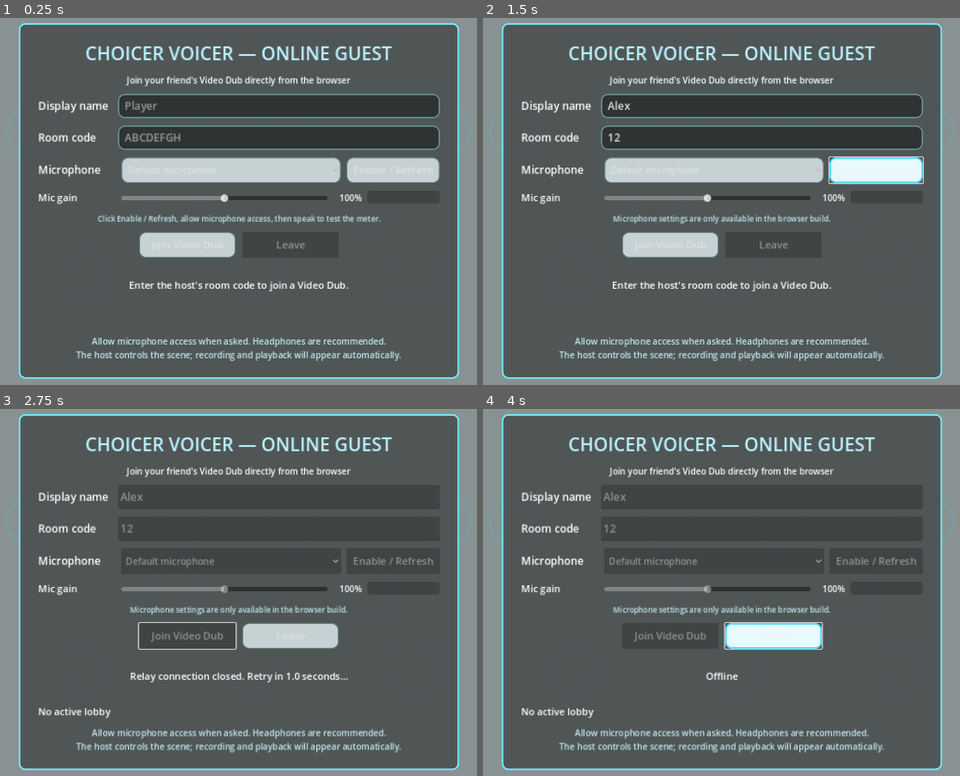
Above: before the commit, frames 1-4 (two rows, left to right).
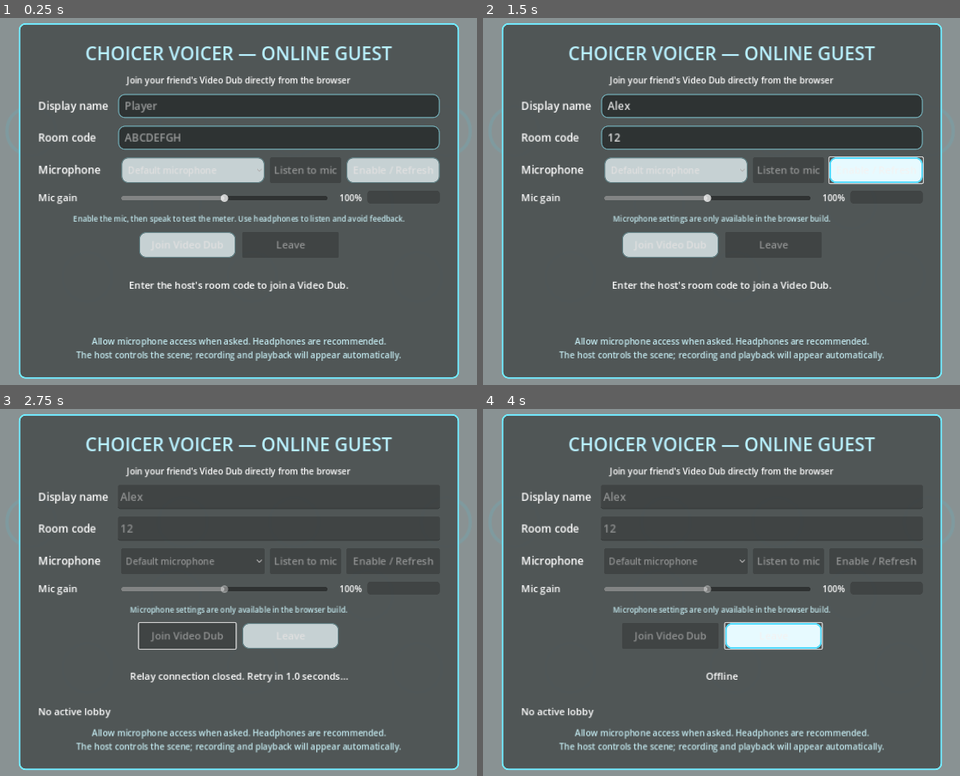
Above: after the commit, the same moments.

Repository: Jollymarcman/choicer-voicer-relay
Game: Godot game, scene res://main.tscn
Two runs of this game, one before a commit and one after it. Both use one fixed random seed, a clock stepped at 60 frames per second and the inputs below. Sound files missing from this copy of the repository are replaced by a short silence.
Inputs (mouse positions are in pixels of both pictures, inside the frame that each line leads up to):
- Up to frame 1 (0.25 s): no input
- Up to frame 2 (1.5 s): click (759, 106) at 0.52 s; type "Alex" at 0.6 s; click (759, 139) at 0.75 s; type "12" at 0.83 s; click "Enable / Refresh" at 1.25 s
- Up to frame 3 (2.75 s): click "Join Video Dub" at 2 s
- Up to frame 4 (4 s): click "Leave" at 2.75 s; click "Leave" at 3.5 s

The runs differ from the first frame. In frame 1, 1.9% of the frame differs, in the area x 15-85%, y 37-56%; in frame 2, 1.1%; in frame 3, 0.1%; in frame 4, 0.1%.
Error in both runs: Invalid assignment of property or key 'heartbeat_interval' with value of type 'float' on a base object of type 'WebSocketPeer'. (res://relay_client.gd:114)

Commit message:
Add microphone monitoring for browser tests

Diff:
--- a/web-client-source/browser_audio.gd
+++ b/web-client-source/browser_audio.gd
@@ -9,7 +9,8 @@
   if (window.CVAudioBridge) return;
   const bridge = {
     state: 'idle', error: '', context: null, stream: null, source: null,
-    processor: null, gainNode: null, selectedDeviceId: '', inputGain: 1,
+    processor: null, gainNode: null, monitorGain: null,
+    selectedDeviceId: '', inputGain: 1, monitorEnabled: false,
     inputDevicesJson: '[]',
     inputLevel: 0,
     chunks: [], capturing: false, wavBase64: '', waveformJson: '', generation: 0,
@@ -32,12 +33,16 @@
         if (this.source) this.source.disconnect();
         if (this.processor) this.processor.disconnect();
         if (this.gainNode) this.gainNode.disconnect();
+        if (this.monitorGain) this.monitorGain.disconnect();
         if (this.stream) this.stream.getTracks().forEach(track => track.stop());
+        this.monitorEnabled = false;
         const audio = deviceId ? {deviceId: {exact: deviceId}} : true;
         this.stream = await navigator.mediaDevices.getUserMedia({audio});
         this.source = this.context.createMediaStreamSource(this.stream);
         this.gainNode = this.context.createGain();
         this.gainNode.gain.value = this.inputGain;
+        this.monitorGain = this.context.createGain();
+        this.monitorGain.gain.value = 0;
         this.processor = this.context.createScriptProcessor(4096, 1, 1);
         const silent = this.context.createGain();
         silent.gain.value = 0;
@@ -50,6 +55,8 @@
         };
         this.source.connect(this.gainNode);
         this.gainNode.connect(this.processor);
+        this.gainNode.connect(this.monitorGain);
+        this.monitorGain.connect(this.context.destination);
         this.processor.connect(silent);
         silent.connect(this.context.destination);
         await this.refreshDeviceList();
@@ -75,6 +82,12 @@
     setInputGain(value) {
       this.inputGain = Math.max(0, Math.min(2, Number(value) || 0));
       if (this.gainNode) this.gainNode.gain.setTargetAtTime(this.inputGain, this.context.currentTime, 0.02);
+    },
+    setMonitorEnabled(enabled) {
+      this.monitorEnabled = !!enabled;
+      if (this.monitorGain && this.context) {
+        this.monitorGain.gain.setTargetAtTime(this.monitorEnabled ? 0.5 : 0, this.context.currentTime, 0.02);
+      }
     },
     getInputLevel() { return this.inputLevel; },
     getState() { return this.state; },
@@ -168,7 +181,8 @@
       if (this.stream) this.stream.getTracks().forEach(track => track.stop());
       if (this.context) this.context.close();
       this.stream = null; this.context = null; this.source = null;
-      this.processor = null; this.gainNode = null; this.inputLevel = 0;
+      this.processor = null; this.gainNode = null; this.monitorGain = null; this.inputLevel = 0;
+      this.monitorEnabled = false;
       this.state = 'idle';
     }
   };
--- a/web-client-source/main.gd
+++ b/web-client-source/main.gd
@@ -23,11 +23,13 @@
 var lobby_panel: PanelContainer
 var mic_device_option: OptionButton
 var mic_setup_button: Button
+var mic_monitor_button: Button
 var mic_gain_slider: HSlider
 var mic_gain_value_label: Label
 var mic_level_bar: ProgressBar
 var mic_status_label: Label
 var _mic_meter_elapsed := 0.0
+var _mic_monitor_enabled := false
 
 var record_overlay: ColorRect
 var record_preview: TextureRect
@@ -183,6 +185,11 @@
 	mic_device_option.set_item_metadata(0, "")
 	mic_device_option.item_selected.connect(_on_mic_device_selected)
 	device_row.add_child(mic_device_option)
+	mic_monitor_button = _make_button("Listen to mic")
+	mic_monitor_button.custom_minimum_size.x = 132
+	mic_monitor_button.disabled = true
+	mic_monitor_button.pressed.connect(_on_mic_monitor_pressed)
+	device_row.add_child(mic_monitor_button)
 	mic_setup_button = _make_button("Enable / Refresh")
 	mic_setup_button.custom_minimum_size.x = 158
 	mic_setup_button.pressed.connect(_request_microphone_settings)
@@ -217,7 +224,7 @@
 	mic_level_bar.show_percentage = false
 	gain_row.add_child(mic_level_bar)
 	mic_status_label = Label.new()
-	mic_status_label.text = "Click Enable / Refresh, allow microphone access, then speak to test the meter."
+	mic_status_label.text = "Enable the mic, then speak to test the meter. Use headphones to listen and avoid feedback."
 	mic_status_label.horizontal_alignment = HORIZONTAL_ALIGNMENT_CENTER
 	mic_status_label.add_theme_font_size_override("font_size", 14)
 	mic_status_label.add_theme_color_override("font_color", Color("c2e9ef"))
@@ -244,8 +251,10 @@
 	mic_setup_button.disabled = false
 	join_button.disabled = not RelayClient.room_code.is_empty()
 	if str(bridge.getState()) != "ready":
+		mic_monitor_button.disabled = true
 		mic_status_label.text = "Microphone unavailable: %s" % str(bridge.getError())
 		return
+	mic_monitor_button.disabled = false
 	var devices = JSON.parse_string(str(bridge.listInputDevicesJson()))
 	if not devices is Array or devices.is_empty():
 		mic_status_label.text = "No microphone devices were found. Check browser and Windows permissions."
@@ -263,7 +272,7 @@
 	if selected_id.is_empty():
 		mic_device_option.select(0)
 		bridge.configureDevice(str(mic_device_option.get_item_metadata(0)))
-	mic_status_label.text = "Speak to test the meter. The input level control changes recording volume."
+	mic_status_label.text = "Speak to test the meter. Use headphones when listening to your mic."
 
 
 func _on_mic_device_selected(index: int) -> void:
@@ -274,6 +283,10 @@
 	if device_id == str(bridge.getSelectedDeviceId()) and str(bridge.getState()) == "ready":
 		return
 	mic_device_option.disabled = true
+	mic_monitor_button.disabled = true
+	_mic_monitor_enabled = false
+	mic_monitor_button.text = "Listen to mic"
+	bridge.setMonitorEnabled(false)
 	join_button.disabled = true
 	mic_status_label.text = "Switching microphone..."
 	bridge.configureDevice(device_id)
@@ -285,9 +298,22 @@
 	mic_device_option.disabled = false
 	join_button.disabled = not RelayClient.room_code.is_empty()
 	if str(bridge.getState()) == "ready":
+		mic_monitor_button.disabled = false
 		mic_status_label.text = "Microphone ready. Speak to test the meter."
 	else:
+		mic_monitor_button.disabled = true
 		mic_status_label.text = "Could not switch microphone: %s" % str(bridge.getError())
+
+
+func _on_mic_monitor_pressed() -> void:
+	var bridge := BrowserAudio.interface()
+	if not bridge or str(bridge.getState()) != "ready":
+		mic_status_label.text = "Enable microphone access before listening to the mic."
+		return
+	_mic_monitor_enabled = not _mic_monitor_enabled
+	bridge.setMonitorEnabled(_mic_monitor_enabled)
+	mic_monitor_button.text = "Stop listening" if _mic_monitor_enabled else "Listen to mic"
+	mic_status_label.text = "Mic monitoring is on — headphones recommended to prevent echo/feedback." if _mic_monitor_enabled else "Mic monitoring is off. Speak to test the level meter."
 
 
 func _on_mic_gain_changed(value: float) -> void:
@@ -530,7 +556,10 @@
 	# The click is also the browser user gesture that permits audio/microphone use.
 	var bridge := BrowserAudio.interface()
 	if bridge:
+		bridge.setMonitorEnabled(false)
 		bridge.prepare()
+	_mic_monitor_enabled = false
+	mic_monitor_button.text = "Listen to mic"
 	record_master.microphone_on()
 	RelayClient.join(room_input.text, name_input.text)
 	join_button.disabled = true
@@ -549,6 +578,7 @@
 		leave_button.disabled = true
 		mic_device_option.disabled = false
 		mic_setup_button.disabled = false
+		mic_monitor_button.disabled = not BrowserAudio.interface() or str(BrowserAudio.interface().getState()) != "ready"
 		mic_gain_slider.editable = true
 		name_input.editable = true
 		room_input.editable = true
Not shown, changed: docs/index.html
Not shown, changed: docs/index.pck
